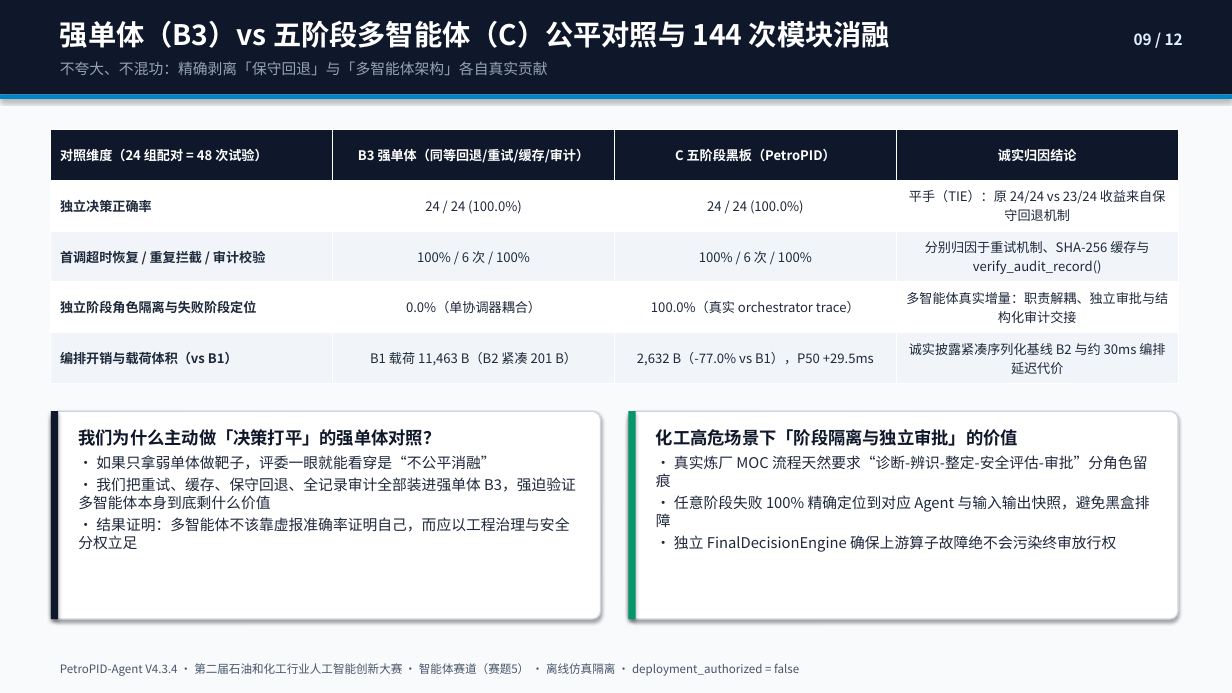
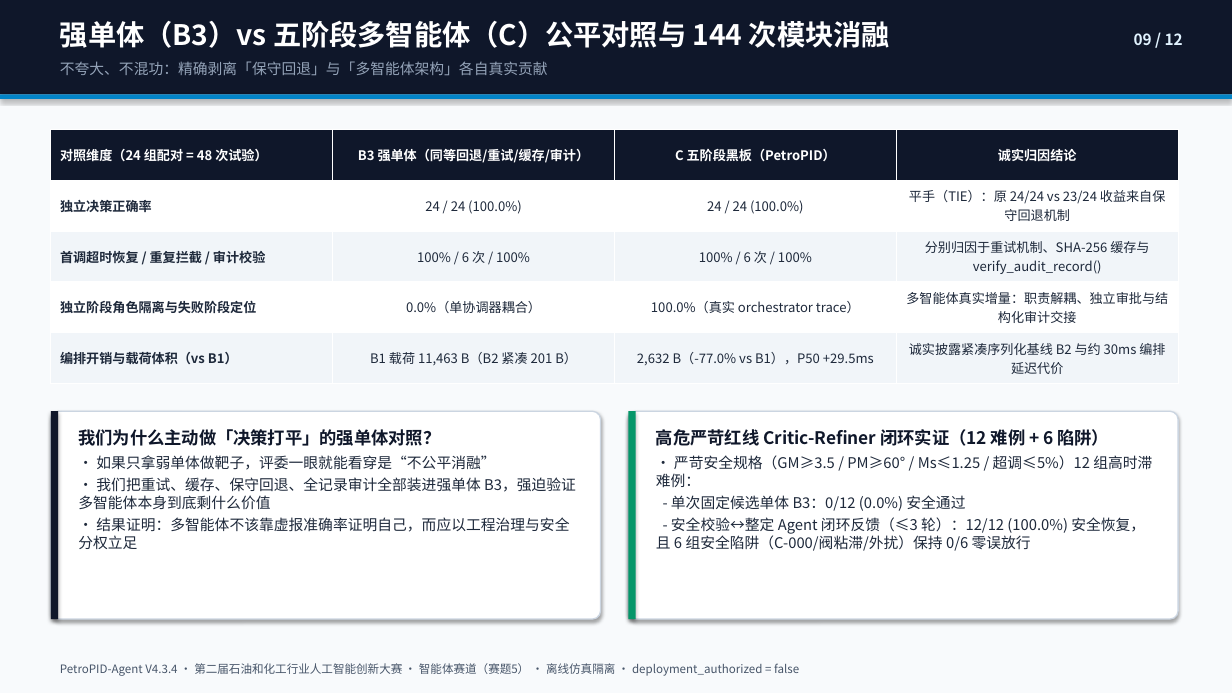
Before and after one commit to zhud41343-alt/PetroPID-Agent, a slide deck: slide 9 of competition_v4/submission_v433/PetroPID-Agent_V4.3.4_终审答辩.pptx. Drawn at 1232x693 pixels with LibreOffice and Linux fonts; fonts in the diff are those of the drawing. Boxes give left, top, right and bottom in pixels: in the first picture for what was removed or moved away, otherwise in the second. Text is boxed around its words. In the diff, an @@ line names an element or a change of style, - is before the commit and + after.

Commit message:
feat(v4.3.4): ISDB scale-invariant physics fusion (80.0% F1 LOOCV), Critic-Refiner feedback loop (12/12 vs 0/12), Render keep-alive & 58 pytest

```diff
--- a/competition_v4/submission_v433/PetroPID-Agent_V4.3.4_终审答辩.pptx
+++ b/competition_v4/submission_v433/PetroPID-Agent_V4.3.4_终审答辩.pptx
@@ text at [656, 429, 1152, 551]: text changed @@
-化工高危场景下「阶段隔离与独立审批」的价值
-• 真实炼厂 MOC 流程天然要求“诊断-辨识-整定-安全评估-审批”分角色留痕
-• 任意阶段失败 100% 精确定位到对应 Agent 与输入输出快照，避免黑盒排障
-• 独立 FinalDecisionEngine 确保上游算子故障绝不会污染终审放行权
+高危严苛红线 Critic-Refiner 闭环实证（12 难例 + 6 陷阱）
+• 严苛安全规格（GM≥3.5 / PM≥60° / Ms≤1.25 / 超调≤5%）12 组高时滞难例：
+- 单次固定候选单体 B3：0/12 (0.0%) 安全通过
+- 安全校验↔整定 Agent 闭环反馈（≤3 轮）：12/12 (100.0%) 安全恢复，且 6 组安全陷阱（C-000/阀粘滞/外扰）保持 0/6 零误放行
```
Also in this commit, not shown: 3 other slides changed, 19 other files.
